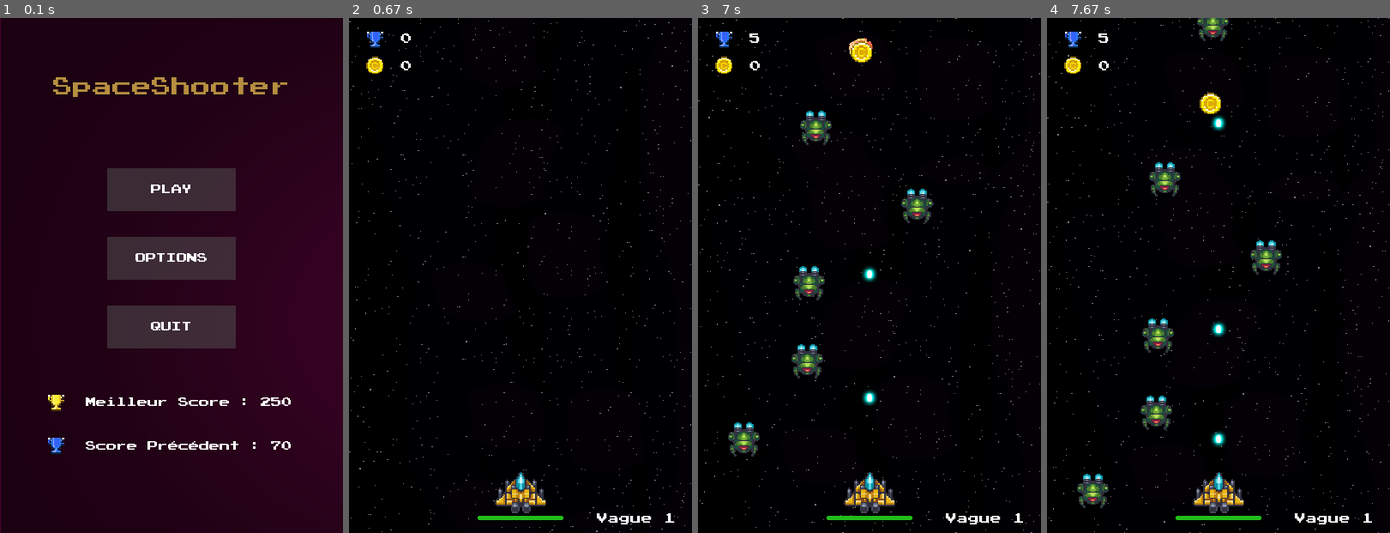
Above: before the commit, frames 1-4 (left to right).
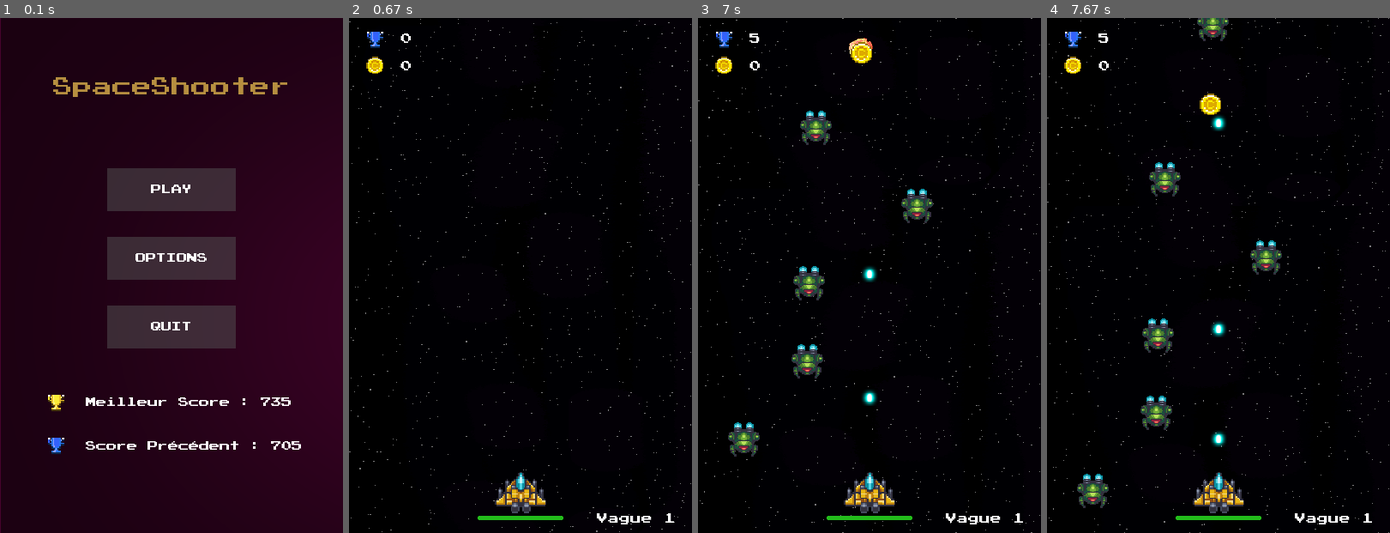
Above: after the commit, the same moments.

Repository: Fabien-crypto/SpaceShooter
Game: pygame game, started from main.py
Two runs of this game, one before a commit and one after it. Both use one fixed random seed, a clock stepped at 60 frames per second and the inputs below.
Inputs (mouse positions are in pixels of both pictures, inside the frame that each line leads up to):
- Up to frame 1 (0.1 s): no input
- Up to frame 2 (0.67 s): click "PLAY" at 0.38 s
- Up to frame 3 (7 s): tap Space at 0.67, 1.07, 1.37, 1.9, 2.2, 2.4, 2.7, 2.97, 3.3, 3.6, 4.13, 4.43, 4.8, 5.2, 5.5, 5.7, 6, 6.53, 6.83 s; move the mouse to (763, 399) at 1.03 s; move the mouse to (852, 409) at 1.87 s; move the mouse to (999, 471) at 2.37 s; move the mouse to (938, 234) at 2.93 s; move the mouse to (975, 265) at 3.27 s; move the mouse to (944, 151) at 4.1 s; move the mouse to (770, 244) at 4.77 s; move the mouse to (794, 234) at 5.17 s; move the mouse to (938, 208) at 5.67 s; move the mouse to (975, 399) at 6.5 s
- Up to frame 4 (7.67 s): move the mouse to (1317, 316) at 7 s; tap Space at 7.03, 7.33, 7.6 s; move the mouse to (1156, 399) at 7.57 s

The runs differ from the first frame. In frame 1, less than 0.1% of the frame differs, in the area x 76-88%, y 73-84%; in frame 2, nothing differs; in frame 3, less than 0.1%; in frame 4, less than 0.1%.

Commit message:
ajout vitesse difficulté

Diff:
--- a/main.py
+++ b/main.py
@@ -130,7 +130,7 @@
         self.delay = 90
         self.delay_spawn = 1000
         self.pos = Vector2(randint(-15,360),-10)
-        self.velocity = Vector2(0,90)
+        self.velocity = 90
 
     def damage(self, amount) :
         self.health -= amount
@@ -143,8 +143,8 @@
             self.game.all_monsters.remove(self)
             self.game.player.score += 5
 
-    def forward(self, time):
-        self.pos += self.velocity * time
+    def forward(self, time, velocity):
+        self.pos += Vector2(0,velocity) * time
         self.rect.center = self.pos
         if self.game.check_collision(self,self.game.all_players) :
             self.game.player.damage(self.attack)
@@ -294,12 +294,12 @@
     def remove(self):
         self.player.game.all_coin.remove(self)
 
-    def forward(self, time):
+    def forward(self, time, velocity):
         if pygame.sprite.spritecollide(self, self.player.game.all_players, False, pygame.sprite.collide_mask) :
             self.player.game.player.money += 1
             self.remove()
         else :
-            self.pos += self.player.game.monster.velocity * time
+            self.pos += Vector2(0,velocity) * time
             self.rect.center = self.pos
 
     def freeze(self):
@@ -677,7 +677,7 @@
     money = pygame.image.load('assets/coin/coin_01.png')
     # Boucle jeu #
     running = True
-    k = 0
+    velocity = game.monster.velocity
 
     #Vague d'ennemis#
     vague = 1
@@ -695,7 +695,6 @@
 
         dt = clock.tick(144)
         time = dt/1000
-        print(clock.get_fps())
 
         if pause != 1:
             y_background += 0.25
@@ -723,11 +722,7 @@
         game.all_coin.update()
         game.all_coin.draw(screen)
 
-        for coin in game.all_coin :
-            if pause == 0:
-                coin.forward(time)
-            else:
-                coin.freeze()
+
 
 
 
@@ -789,7 +784,9 @@
                 count = 0
                 last_seconde = now
                 vague +=1
-                game.SpawnUp(100)
+                velocity += 10
+                game.SpawnUp(20)
+                print(game.monster.velocity)
 
         #################################################################################
 
@@ -816,9 +813,16 @@
             game.player.rect.x = screen.get_width()
 
 
+        for coin in game.all_coin :
+            if pause == 0:
+                coin.forward(time, velocity)
+            else:
+                coin.freeze()
+
+
         for monster in game.all_monsters :
             if pause == 0:
-                monster.forward(time)
+                monster.forward(time,velocity)
 
             else:
                 monster.freeze()
--- a/scores.txt
+++ b/scores.txt
@@ -1,5 +1,5 @@
-250
-70
+735
+705
 0.5
 250
 0.5
Binary file changed: assets/menu/blurrybg.jpg
Binary file changed: assets/menu/currentbg.jpg
